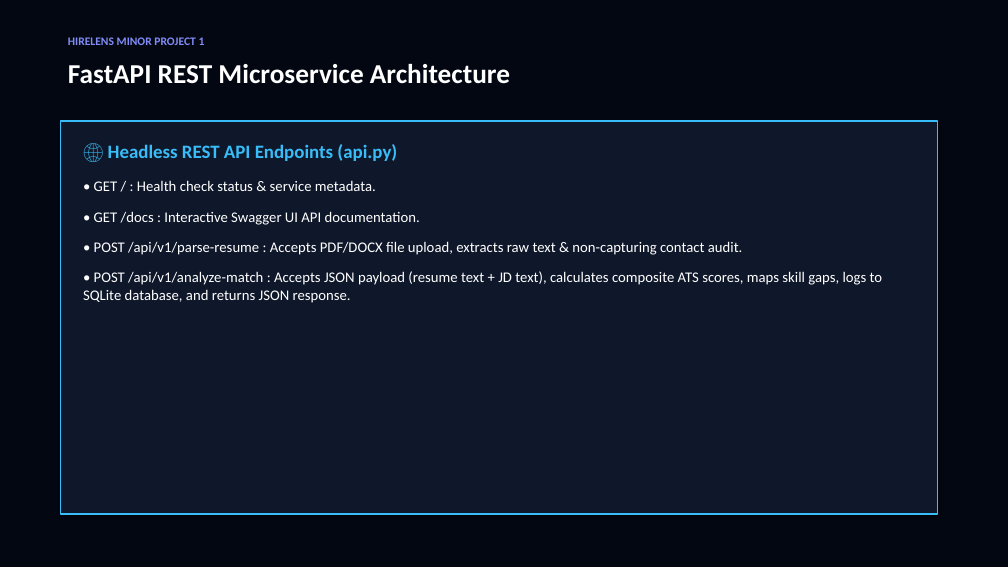
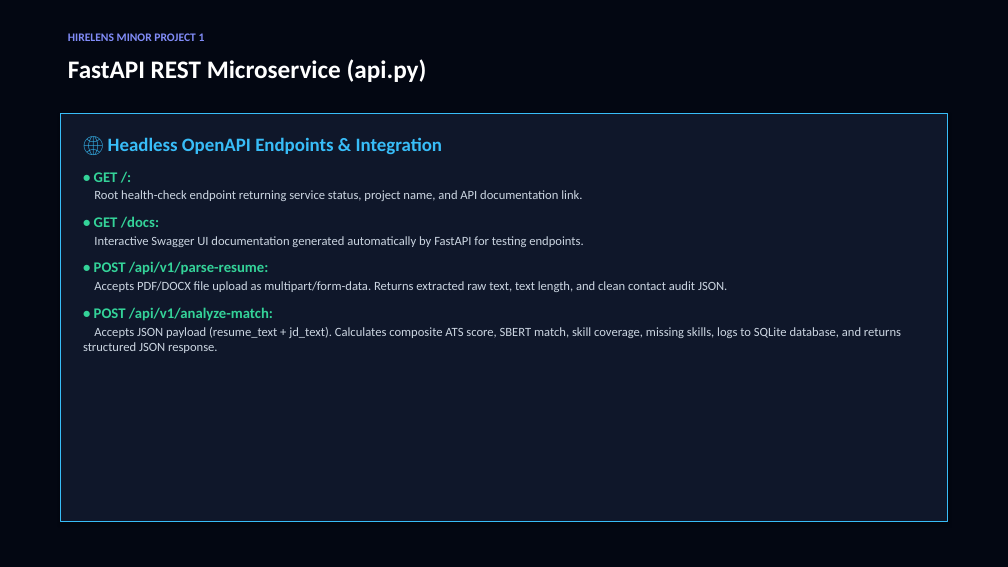
Before and after one commit to Aryan8182/Hirelens-ai-resume-analyzer, a slide deck: slide 10 of HireLens_Presentation.pptx (slide 8 before the commit). Drawn at 1008x567 pixels with LibreOffice and Linux fonts; fonts in the diff are those of the drawing. Boxes give left, top, right and bottom in pixels: in the first picture for what was removed or moved away, otherwise in the second. Text is boxed around its words. In the diff, an @@ line names an element or a change of style, - is before the commit and + after.

Commit message:
Generate and update comprehensive 12-slide HireLens defense presentation

```diff
--- a/HireLens_Presentation.pptx
+++ b/HireLens_Presentation.pptx
@@ text "HIRELENS MINOR PROJECT 1": place and size @@
-text "HIRELENS MINOR PROJECT 1" at box(68, 37, 205, 45)
+text "HIRELENS MINOR PROJECT 1" at box(68, 33, 205, 41)
@@ text at box(68, 59, 427, 82): text changed; size 26 to 24 pt @@
-FastAPI REST Microservice Architecture
+FastAPI REST Microservice (api.py)
@@ rectangle: place and size @@
-rectangle at box(60, 121, 938, 514)
+rectangle at box(60, 113, 948, 522)
@@ text at box(83, 137, 901, 353): text changed; size 14 to 12 pt; text colour #FFFFFF to #CBD5E1 @@
-🌐 Headless REST API Endpoints (api.py)
-• GET / : Health check status & service metadata.
-• GET /docs : Interactive Swagger UI API documentation.
-• POST /api/v1/parse-resume : Accepts PDF/DOCX file upload, extracts raw text & non-capturing contact audit.
-• POST /api/v1/analyze-match : Accepts JSON payload (resume text + JD text), calculates composite ATS scores, maps skill gaps, logs to SQLite database, and returns JSON response.
+🌐 Headless OpenAPI Endpoints & Integration
+• GET /:
+Root health-check endpoint returning service status, project name, and API documentation link.
+• GET /docs:
+Interactive Swagger UI documentation generated automatically by FastAPI for testing endpoints.
+• POST /api/v1/parse-resume:
+Accepts PDF/DOCX file upload as multipart/form-data. Returns extracted raw text, text length, and clean contact audit JSON.
+• POST /api/v1/analyze-match:
+Accepts JSON payload (resume_text + jd_text). Calculates composite ATS score, SBERT match, skill coverage, missing skills, logs to SQLite database, and returns structured JSON response.
```
Also in this commit, not shown: 6 other slides changed, 5 slides added, 3 slides removed, 1 other file.
